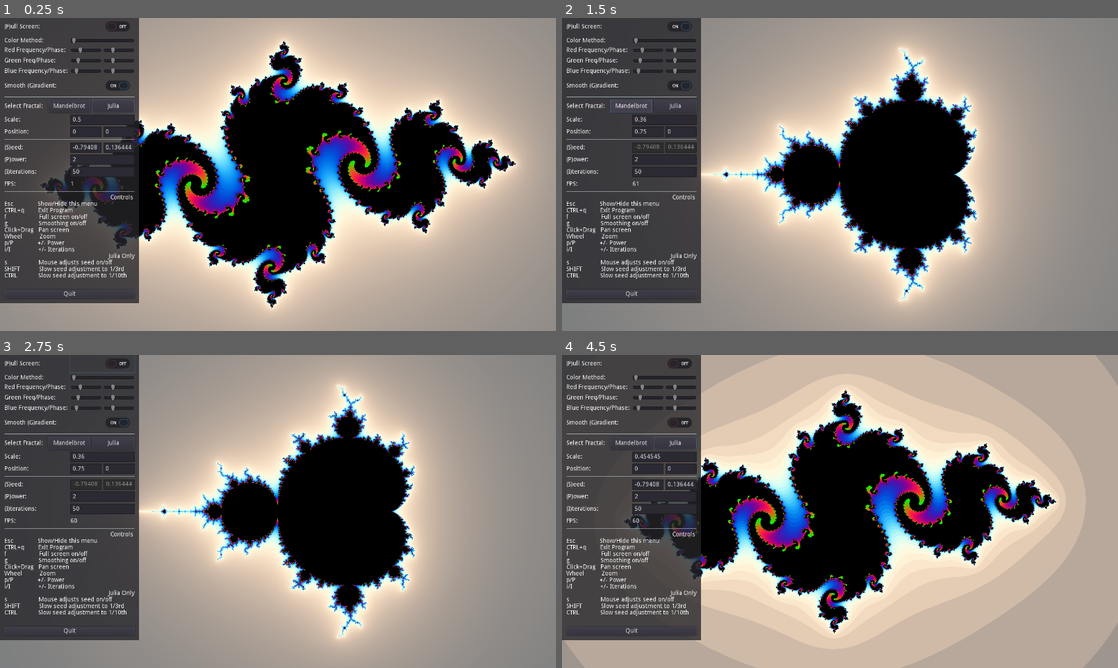
Above: before the commit, frames 1-4 (two rows, left to right).
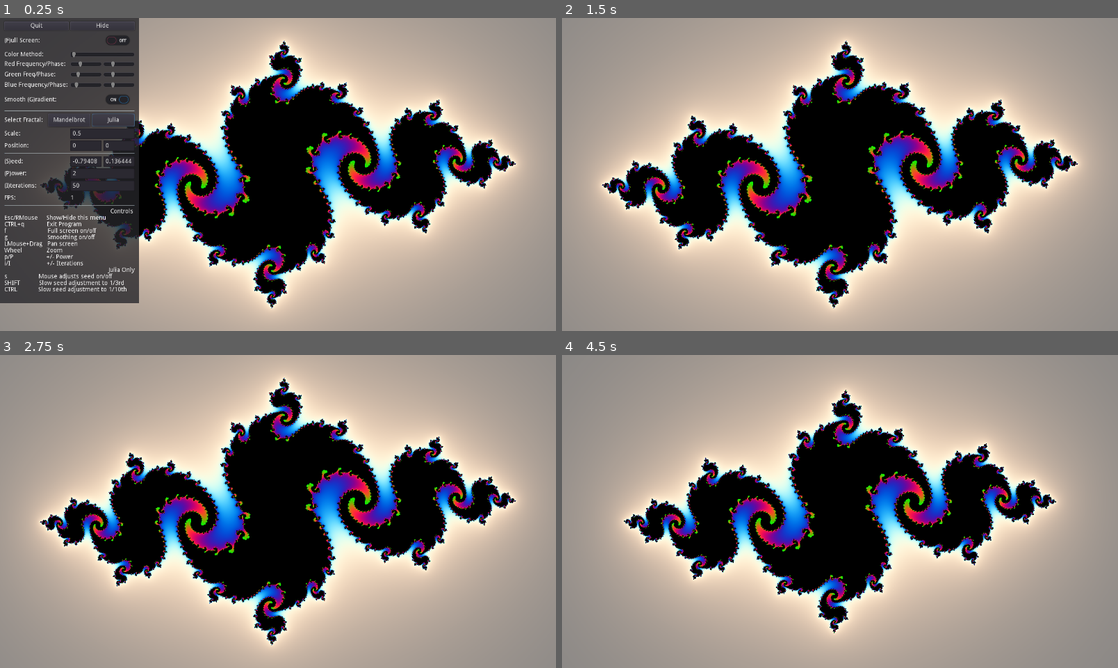
Above: after the commit, the same moments.

Repository: TokisanGames/godot-fractal-art
Game: Godot game, scene res://Main.tscn
The game is run twice, just before and just after one commit, with the same random seed, the same clock (stepped at 60 frames per second) and the same inputs. The engine's default icon, where the game draws it, is replaced by a stand-in: a white triangle on a blue panel in a dark square.
Inputs (mouse positions are in pixels of both pictures, inside the frame that each line leads up to):
- Up to frame 1 (0.25 s): no input
- Up to frame 2 (1.5 s): click (662, 24) at 0.5 s, where only the run after the commit has a clickable "Hide"; click (628, 105) at 1.25 s, where only the run before the commit has a clickable "Mandelbrot"
- Up to frame 3 (2.75 s): click (100, 364) at 2.02 s
- Up to frame 4 (4.5 s): click (662, 423) at 2.77 s; click (673, 442) at 3.5 s, where only the run before the commit has a clickable "Julia"; tap Enter at 4.25 s; move the mouse to (962, 495) at 4.27 s; hold Mouse wheel down (wheel_down) from 4.28 s (still down); click (962, 495) at 4.42 s

The runs differ from the first frame. In frame 1, 5.2% of the frame differs, in the area x 0-25%, y 1-90%; in frame 2, 73%, in the area x 0-100%, y 0-100%; in frame 3, 73%; in frame 4, 45%.

Commit message:
Added button/rmouse click to show/hide menu

Diff:
--- a/Fractal.gd
+++ b/Fractal.gd
@@ -100,7 +100,7 @@
 		if(event.pressed):
 			var PP = UI.find_node("PickPanel")
 			if( !( (UI.visible && event.position.x <= UI.rect_size.x && event.position.y <= UI.rect_size.y) ||
-			    (PP.visible && event.position.x <= UI.rect_size.x + PP.rect_size.x && event.position.y <= PP.rect_size.y) ) ):
+				(PP.visible && event.position.x <= UI.rect_size.x + PP.rect_size.x && event.position.y <= PP.rect_size.y) ) ):
 				# If mouse clicked and not within the UI if visible
 				mouse_sets_position = true
 				Input.set_mouse_mode(Input.MOUSE_MODE_CAPTURED)
@@ -176,7 +176,8 @@
 		UI.find_node("FullScreen").pressed = !OS.is_window_fullscreen()
 		OS.set_window_fullscreen(!OS.is_window_fullscreen())
 
-	elif(checkKey(event, KEY_ESCAPE)):
+	elif(checkKey(event, KEY_ESCAPE) or
+		(event is InputEventMouseButton and event.button_index == BUTTON_RIGHT and event.pressed)):
 		UI.visible = ! UI.visible
 		UI.find_node("Mandelbrot Button").grab_focus()
 
--- a/UI.gd
+++ b/UI.gd
@@ -215,3 +215,7 @@
 
 func _on_QuitButton_pressed():
 	get_tree().quit()
+
+func _on_HideButton_pressed():
+	visible = ! visible
+	find_node("Mandelbrot Button").grab_focus()
--- a/UI.tscn
+++ b/UI.tscn
@@ -13,10 +13,36 @@
 margin_right = 310.0
 margin_bottom = 635.0
 
+[node name="HSeparator4" type="HSeparator" parent="Menu"]
+modulate = Color( 1, 1, 1, 0 )
+margin_right = 300.0
+margin_bottom = 4.0
+
+[node name="HBoxContainer" type="HBoxContainer" parent="Menu"]
+margin_top = 8.0
+margin_right = 300.0
+margin_bottom = 28.0
+__meta__ = {
+"_edit_use_anchors_": false
+}
+
+[node name="QuitButton" type="Button" parent="Menu/HBoxContainer"]
+margin_right = 148.0
+margin_bottom = 20.0
+size_flags_horizontal = 3
+text = "Quit"
+
+[node name="HideButton" type="Button" parent="Menu/HBoxContainer"]
+margin_left = 152.0
+margin_right = 300.0
+margin_bottom = 20.0
+size_flags_horizontal = 3
+text = "Hide"
+
 [node name="FullScreenBlock" type="HBoxContainer" parent="Menu"]
-editor/display_folded = true
-margin_right = 300.0
-margin_bottom = 40.0
+margin_top = 32.0
+margin_right = 300.0
+margin_bottom = 72.0
 
 [node name="Full screen label" type="Label" parent="Menu/FullScreenBlock"]
 margin_top = 13.0
@@ -33,9 +59,9 @@
 size_flags_horizontal = 3
 
 [node name="ColorBlock" type="HBoxContainer" parent="Menu"]
-margin_top = 44.0
-margin_right = 300.0
-margin_bottom = 60.0
+margin_top = 76.0
+margin_right = 300.0
+margin_bottom = 92.0
 
 [node name="ColorLabel" type="Label" parent="Menu/ColorBlock"]
 margin_top = 1.0
@@ -56,9 +82,9 @@
 ticks_on_borders = true
 
 [node name="RedBlock" type="HBoxContainer" parent="Menu"]
-margin_top = 64.0
-margin_right = 300.0
-margin_bottom = 84.0
+margin_top = 96.0
+margin_right = 300.0
+margin_bottom = 116.0
 
 [node name="RedLabel" type="Label" parent="Menu/RedBlock"]
 margin_top = 3.0
@@ -93,9 +119,9 @@
 ticks_on_borders = true
 
 [node name="GreenBlock" type="HBoxContainer" parent="Menu"]
-margin_top = 88.0
-margin_right = 300.0
-margin_bottom = 108.0
+margin_top = 120.0
+margin_right = 300.0
+margin_bottom = 140.0
 rect_min_size = Vector2( 0, 20 )
 
 [node name="GreenLabel" type="Label" parent="Menu/GreenBlock"]
@@ -131,9 +157,9 @@
 ticks_on_borders = true
 
 [node name="BlueBlock" type="HBoxContainer" parent="Menu"]
-margin_top = 112.0
-margin_right = 300.0
-margin_bottom = 132.0
+margin_top = 144.0
+margin_right = 300.0
+margin_bottom = 164.0
 rect_min_size = Vector2( 0, 20 )
 
 [node name="BlueLabel" type="Label" parent="Menu/BlueBlock"]
@@ -244,10 +270,9 @@
 ticks_on_borders = true
 
 [node name="SmoothingBlock" type="HBoxContainer" parent="Menu"]
-editor/display_folded = true
-margin_top = 136.0
-margin_right = 300.0
-margin_bottom = 176.0
+margin_top = 168.0
+margin_right = 300.0
+margin_bottom = 208.0
 
 [node name="SmoothingLabel" type="Label" parent="Menu/SmoothingBlock"]
 margin_top = 13.0
@@ -264,14 +289,14 @@
 size_flags_horizontal = 3
 
 [node name="HSeparator" type="HSeparator" parent="Menu"]
-margin_top = 180.0
-margin_right = 300.0
-margin_bottom = 184.0
+margin_top = 212.0
+margin_right = 300.0
+margin_bottom = 216.0
 
 [node name="FractalBlock" type="HBoxContainer" parent="Menu"]
-margin_top = 188.0
-margin_right = 300.0
-margin_bottom = 218.0
+margin_top = 220.0
+margin_right = 300.0
+margin_bottom = 250.0
 rect_min_size = Vector2( 0, 30 )
 
 [node name="Label" type="Label" parent="Menu/FractalBlock"]
@@ -296,9 +321,9 @@
 text = "Julia"
 
 [node name="ScaleBlock" type="HBoxContainer" parent="Menu"]
-margin_top = 222.0
-margin_right = 300.0
-margin_bottom = 246.0
+margin_top = 254.0
+margin_right = 300.0
+margin_bottom = 278.0
 
 [node name="ScaleLabel" type="Label" parent="Menu/ScaleBlock"]
 margin_top = 5.0
@@ -315,10 +340,9 @@
 caret_blink = true
 
 [node name="PositionBlock" type="HBoxContainer" parent="Menu"]
-editor/display_folded = true
-margin_top = 250.0
-margin_right = 300.0
-margin_bottom = 274.0
+margin_top = 282.0
+margin_right = 300.0
+margin_bottom = 306.0
 
 [node name="PositionLabel" type="Label" parent="Menu/PositionBlock"]
 margin_top = 5.0
@@ -347,14 +371,14 @@
 caret_blink = true
 
 [node name="HSeparator2" type="HSeparator" parent="Menu"]
-margin_top = 278.0
-margin_right = 300.0
-margin_bottom = 282.0
+margin_top = 310.0
+margin_right = 300.0
+margin_bottom = 314.0
 
 [node name="SeedBlock" type="HBoxContainer" parent="Menu"]
-margin_top = 286.0
-margin_right = 300.0
-margin_bottom = 310.0
+margin_top = 318.0
+margin_right = 300.0
+margin_bottom = 342.0
 
 [node name="SeedLabel" type="Label" parent="Menu/SeedBlock"]
 margin_top = 5.0
@@ -383,9 +407,9 @@
 caret_blink = true
 
 [node name="PowerBlock" type="HBoxContainer" parent="Menu"]
-margin_top = 314.0
-margin_right = 300.0
-margin_bottom = 338.0
+margin_top = 346.0
+margin_right = 300.0
+margin_bottom = 370.0
 custom_constants/separation = 5
 
 [node name="PowerLabel" type="Label" parent="Menu/PowerBlock"]
@@ -402,9 +426,9 @@
 size_flags_horizontal = 3
 
 [node name="IterationsBlock" type="HBoxContainer" parent="Menu"]
-margin_top = 342.0
-margin_right = 300.0
-margin_bottom = 366.0
+margin_top = 374.0
+margin_right = 300.0
+margin_bottom = 398.0
 
 [node name="IterationsLabel" type="Label" parent="Menu/IterationsBlock"]
 margin_top = 5.0
@@ -420,9 +444,9 @@
 size_flags_horizontal = 3
 
 [node name="FPS Block" type="HBoxContainer" parent="Menu"]
-margin_top = 370.0
-margin_right = 300.0
-margin_bottom = 394.0
+margin_top = 402.0
+margin_right = 300.0
+margin_bottom = 426.0
 rect_min_size = Vector2( 0, 24 )
 
 [node name="FPSLabel" type="Label" parent="Menu/FPS Block"]
@@ -442,34 +466,28 @@
 text = "0"
 
 [node name="HSeparator3" type="HSeparator" parent="Menu"]
-margin_top = 398.0
-margin_right = 300.0
-margin_bottom = 402.0
+margin_top = 430.0
+margin_right = 300.0
+margin_bottom = 434.0
 
 [node name="Instructions" type="RichTextLabel" parent="Menu"]
-margin_top = 406.0
-margin_right = 300.0
-margin_bottom = 621.0
+margin_top = 438.0
+margin_right = 300.0
+margin_bottom = 653.0
 rect_min_size = Vector2( 300, 215 )
 text = "															 Controls
-Esc              Show/Hide this menu
-CTRL+q		Exit Program
-f				   Full screen on/off
-g				  Smoothing on/off
-Click+Drag   Pan screen
-Wheel		  Zoom
-p/P			  +/- Power
-i/I				+/- Iterations
+Esc/RMouse     Show/Hide this menu
+CTRL+q		     Exit Program
+f				        Full screen on/off
+g		     		  Smoothing on/off
+LMouse+Drag   Pan screen
+Wheel		      Zoom
+p/P			       +/- Power
+i/I				     +/- Iterations
 															Julia Only
 s			      Mouse adjusts seed on/off
 SHIFT           Slow seed adjustment to 1/3rd
 CTRL            Slow seed adjustment to 1/10th"
-
-[node name="QuitButton" type="Button" parent="Menu"]
-margin_top = 625.0
-margin_right = 300.0
-margin_bottom = 645.0
-text = "Quit"
 
 [node name="PickPanel" type="Panel" parent="."]
 visible = false
@@ -504,7 +522,8 @@
 margin_bottom = 4.0
 size_flags_horizontal = 3
 edit_alpha = false
-
+[connection signal="pressed" from="Menu/HBoxContainer/QuitButton" to="." method="_on_QuitButton_pressed"]
+[connection signal="pressed" from="Menu/HBoxContainer/HideButton" to="." method="_on_HideButton_pressed"]
 [connection signal="toggled" from="Menu/FullScreenBlock/FullScreen" to="." method="_on_FullScreen_toggled"]
 [connection signal="value_changed" from="Menu/ColorBlock/ColorMethod" to="." method="_on_ColorMethod_value_changed"]
 [connection signal="value_changed" from="Menu/RedBlock/RedFrequency" to="." method="_on_RedFrequency_value_changed"]
@@ -528,6 +547,5 @@
 [connection signal="text_changed" from="Menu/SeedBlock/HBoxContainer/SeedY" to="." method="_on_SeedY_text_changed"]
 [connection signal="text_changed" from="Menu/PowerBlock/Power" to="." method="_on_Power_text_changed"]
 [connection signal="text_changed" from="Menu/IterationsBlock/Iterations" to="." method="_on_Iterations_text_changed"]
-[connection signal="pressed" from="Menu/QuitButton" to="." method="_on_QuitButton_pressed"]
 [connection signal="pressed" from="PickPanel/VBoxContainer/ClosePicker" to="." method="_on_ClosePicker_pressed"]
 [connection signal="color_changed" from="PickPanel/VBoxContainer/ColorPicker" to="." method="_on_ColorPicker_color_changed"]
Not shown, removed: export_presets.cfg
Not shown, changed: .gitignore
